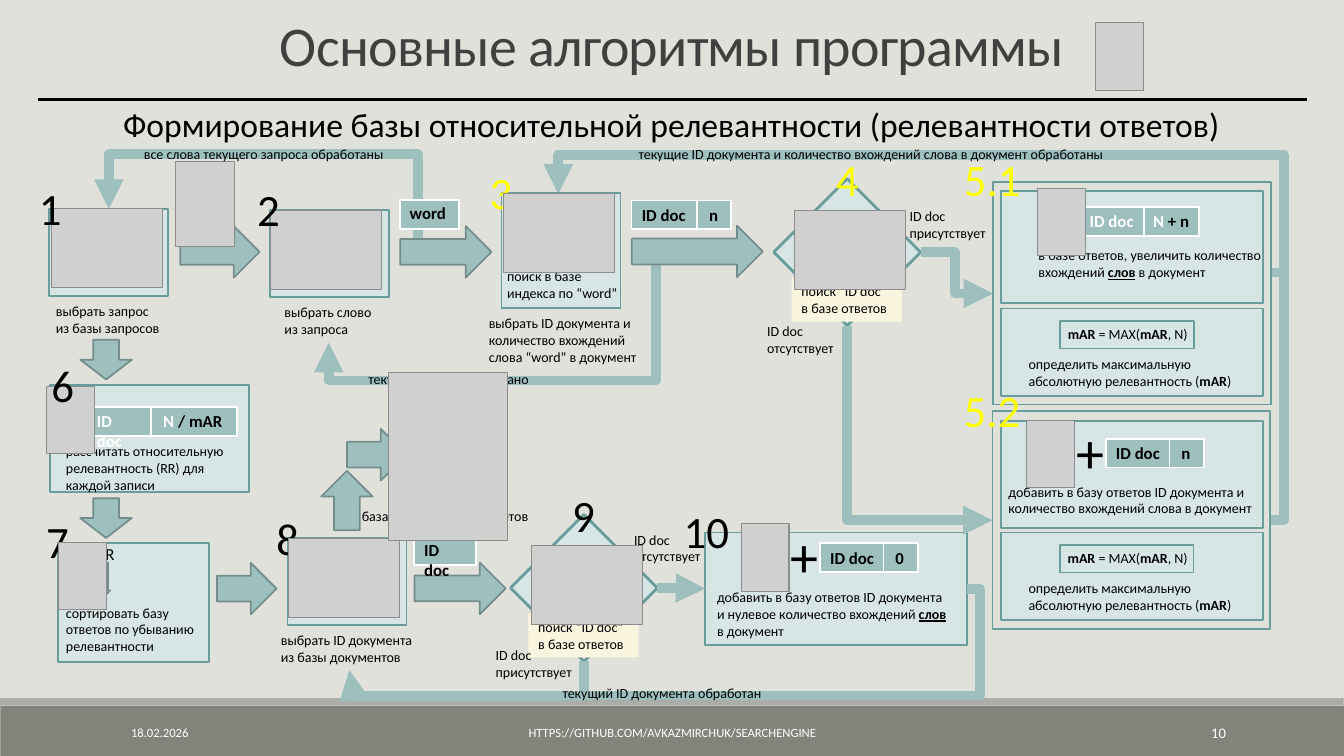
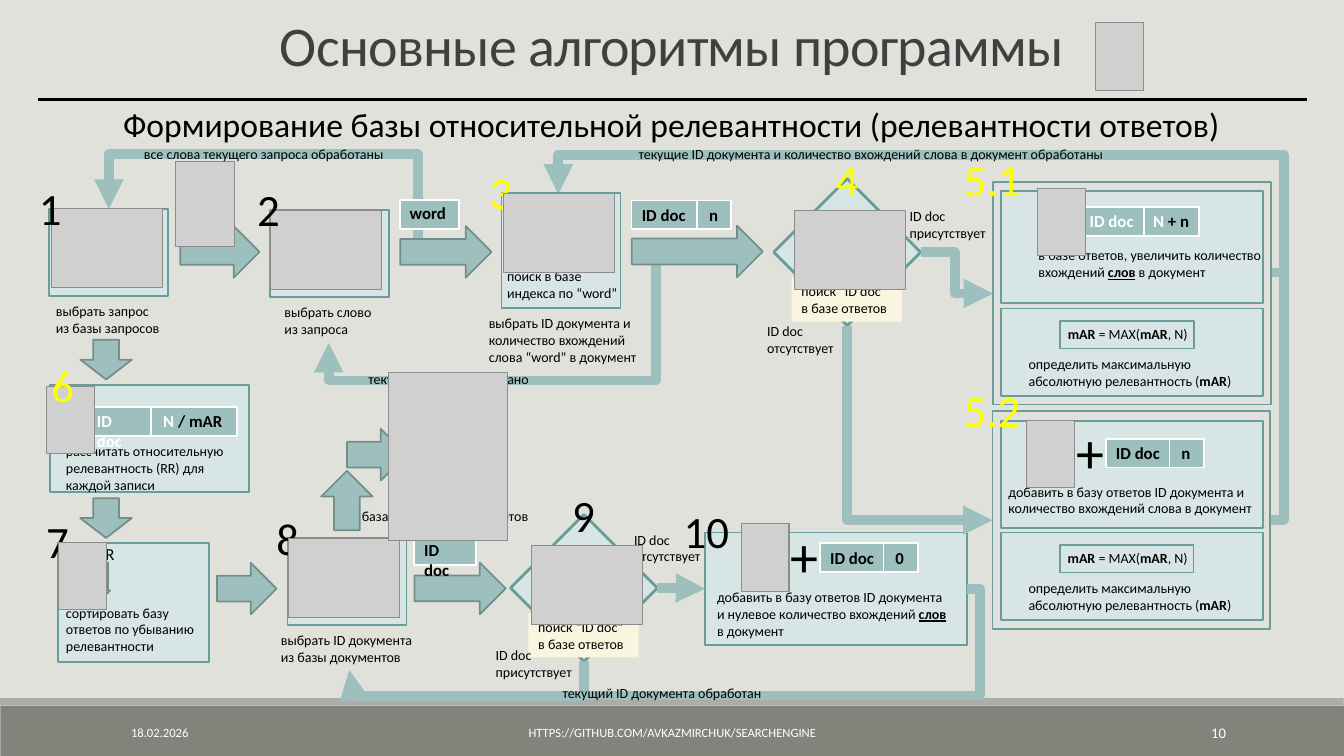
Before and after one commit to AVKazmirchuk/SearchEngine, a slide deck: slide 10 of presentation/защита.pptx. Drawn at 1344x756 pixels with LibreOffice and Linux fonts; fonts in the diff are those of the drawing; grey boxes stand for pictures. Boxes give left, top, right and bottom in pixels: in the first picture for what was removed or moved away, otherwise in the second. Text is boxed around its words. In the diff, an @@ line names an element or a change of style, - is before the commit and + after.

```diff
--- a/presentation/защита.pptx
+++ b/presentation/защита.pptx
@@ text "6" at (51,371,74,403): text colour #000000 to #FFFF00 @@
```
Also in this commit, not shown: 3 other slides changed.
